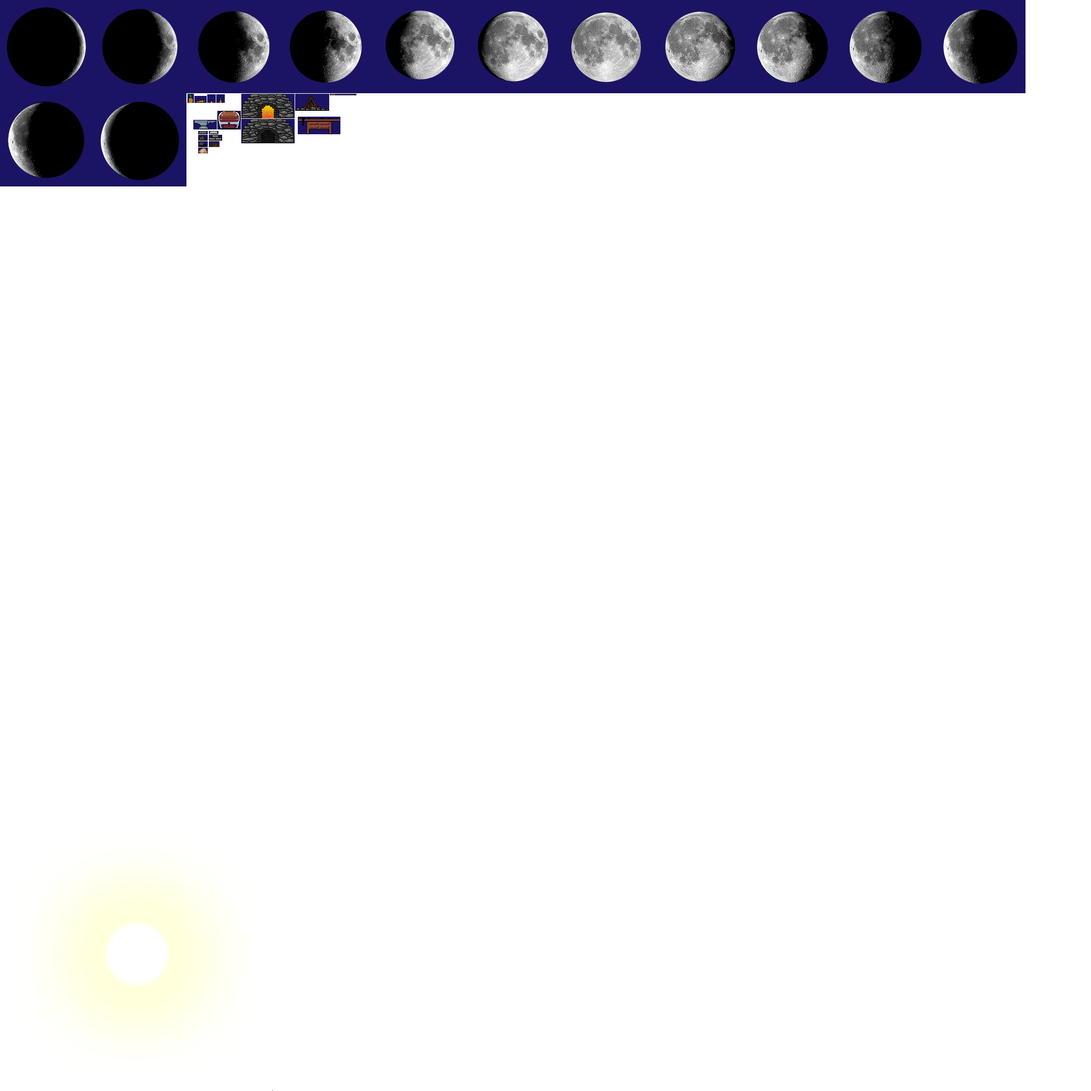
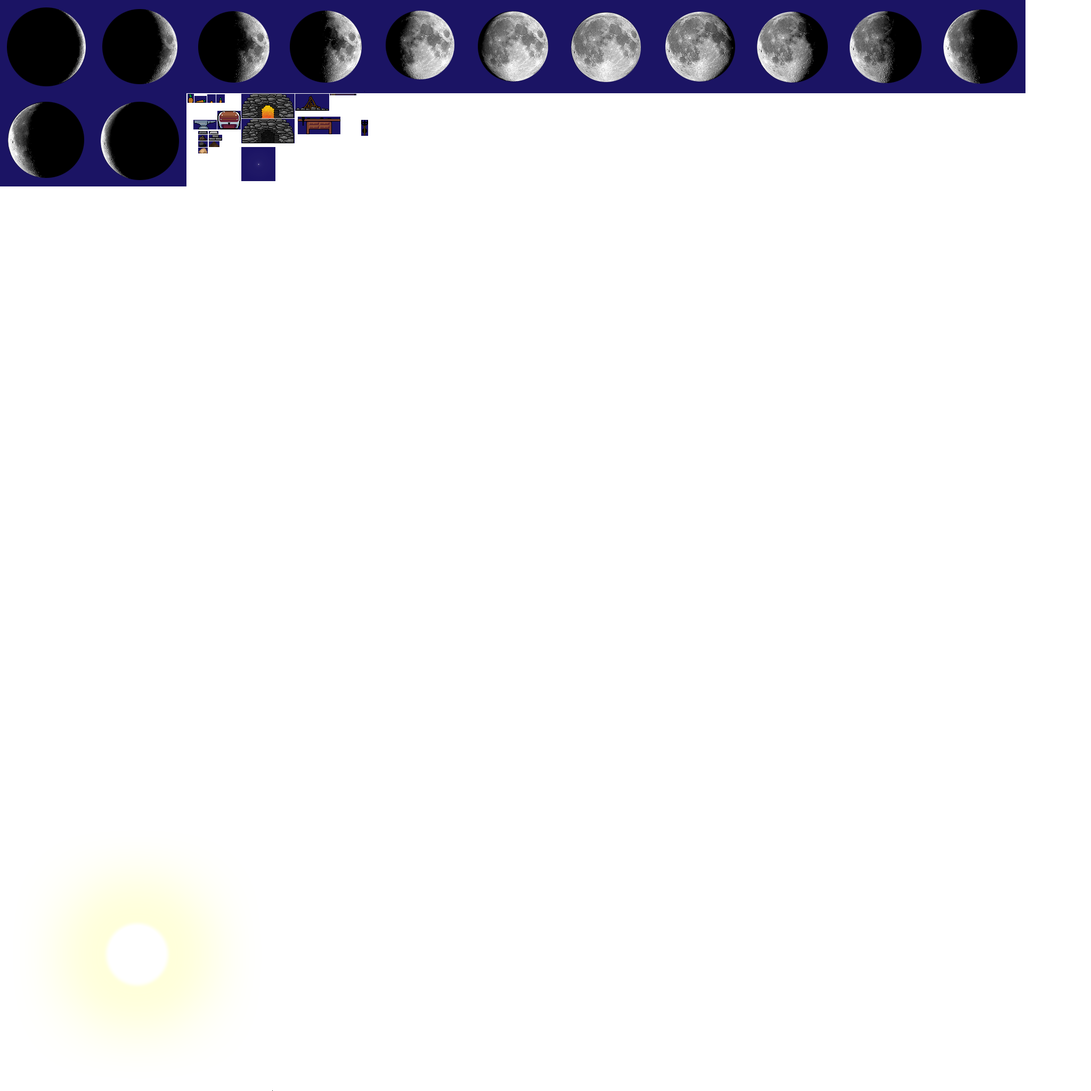
Layered file, before and after one edit (1091x1091). Changes by layer:
painted on "Layer 0" over [243,119,369,180]
painted on "Layer 2" over [241,119,369,182]
